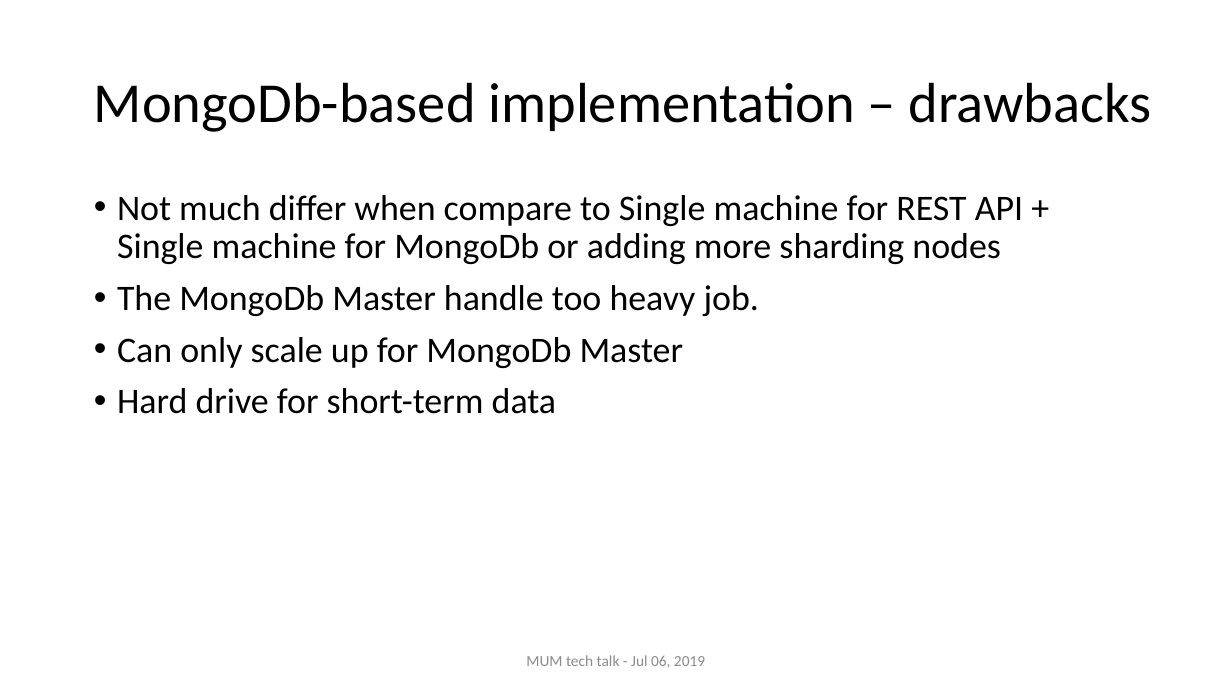
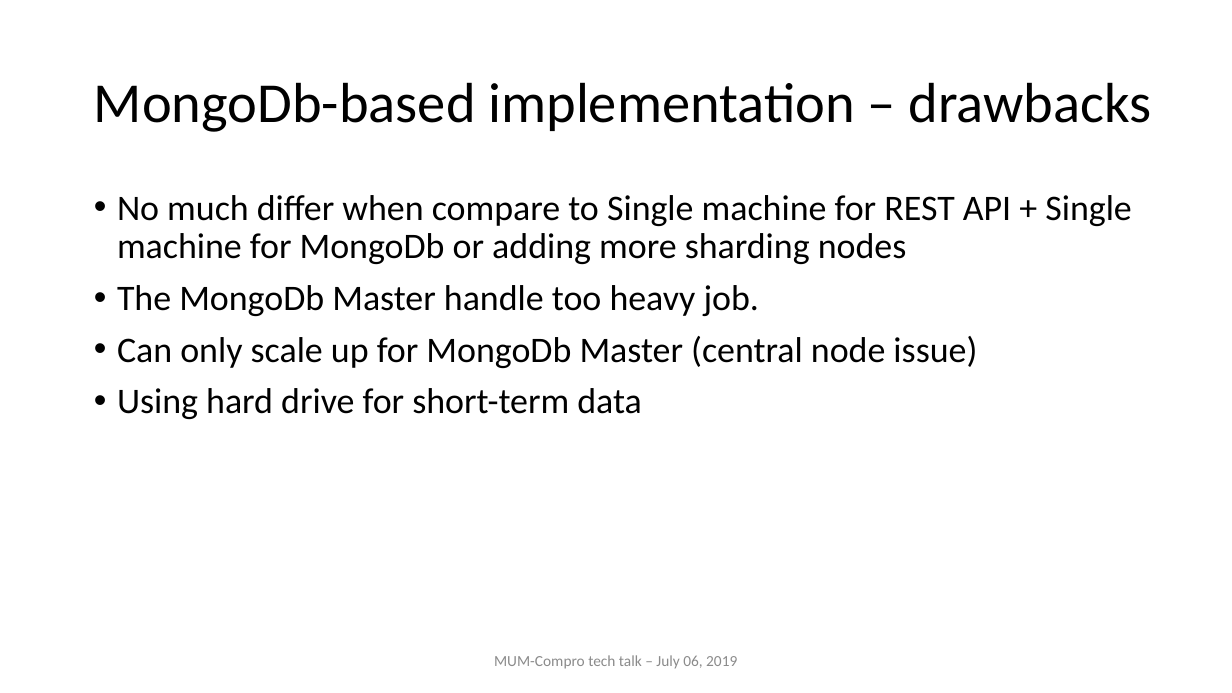
Before and after one commit to nghianghesi/hms, a slide deck: slide 15 of slide.pptx (slide 14 before the commit). Drawn at 1232x693 pixels with LibreOffice and Linux fonts; fonts in the diff are those of the drawing. Boxes give left, top, right and bottom in pixels: in the first picture for what was removed or moved away, otherwise in the second. Text is boxed around its words. In the diff, an @@ line names an element or a change of style, - is before the commit and + after.

```diff
--- a/slide.pptx
+++ b/slide.pptx
@@ text at [117,195,1132,264]: text changed @@
-• Not much differ when compare to Single machine for REST API + Single machine for MongoDb or adding more sharding nodes
+• No much differ when compare to Single machine for REST API + Single machine for MongoDb or adding more sharding nodes
@@ text at [117,336,977,419]: text changed @@
-• Can only scale up for MongoDb Master
-• Hard drive for short-term data
+• Can only scale up for MongoDb Master (central node issue)
+• Using hard drive for short-term data
@@ text at [494,655,737,669]: text changed @@
-MUM tech talk - Jul 06, 2019
+MUM-Compro tech talk – July 06, 2019
```
Also in this commit, not shown: 27 other slides changed, 1 slide added.
